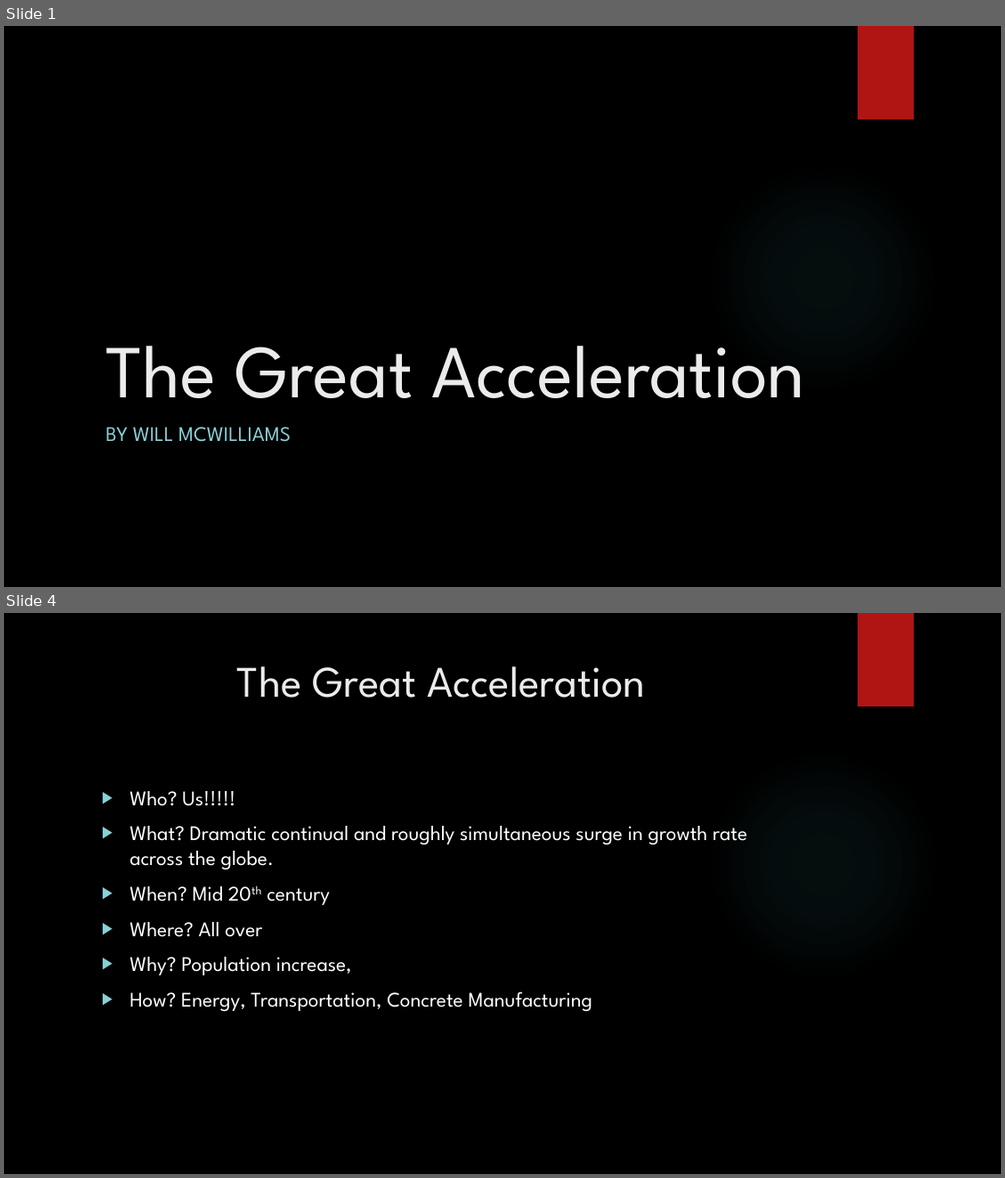
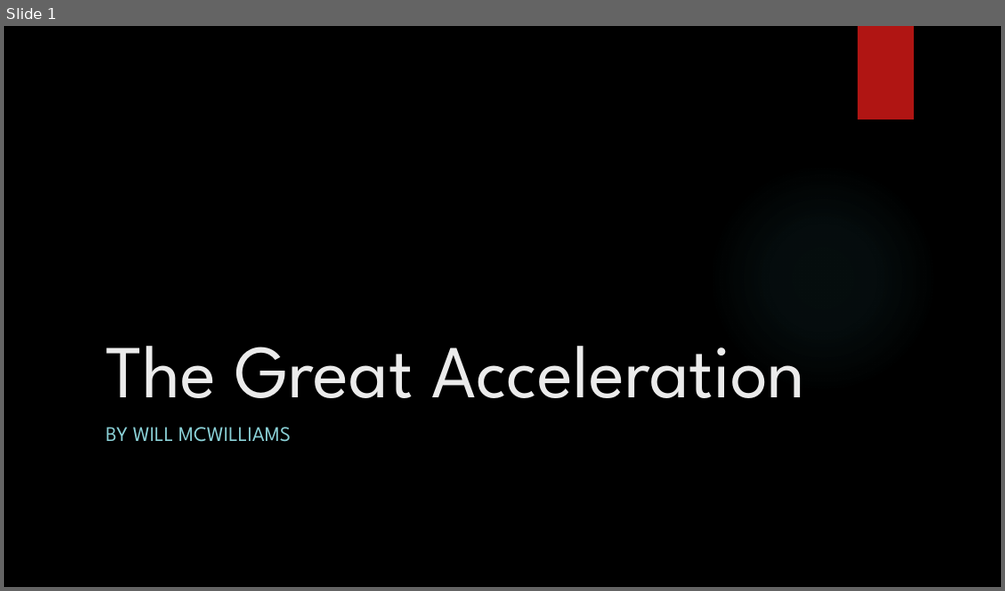
Before and after one commit to WMcWilliams15/NSS-Capstone, a slide deck: Power_Point/The Great Acceleration.pptx. Shown one above the other, each under a label of ours: slides 1 and 4 before the commit, slide 1 after it; the slides between them are not shown. The pictures are 1005x1178 and 1005x591 pixels, drawn with LibreOffice and Linux fonts; fonts in the diff are those of the drawing; background and template pictures are left out. Boxes give left, top, right and bottom in pixels: in the first picture for what was removed or moved away, otherwise in the second. Text is boxed around its words. In the diff, an @@ line names an element or a change of style, - is before the commit and + after.

```diff
--- a/Power_Point/The Great Acceleration.pptx
+++ b/Power_Point/The Great Acceleration.pptx
@@ slide 4 removed at [4, 613, 1001, 1174], background picture (left out); not listed: 2 template elements that a slide beside it also shows @@
@@ title removed at [237, 666, 645, 698] @@
-The Great Acceleration
@@ text removed at [129, 791, 747, 1011] @@
-▶ Who? Us!!!!!
-▶ What? Dramatic continual and roughly simultaneous surge in growth rate across the globe.
-▶ When? Mid 20th century
-▶ Where? All over
-▶ Why? Population increase,
-▶ How? Energy, Transportation, Concrete Manufacturing
```
Also in this commit, not shown: 9 slides changed, 5 slides added, 3 other slides removed, 2 other files.
